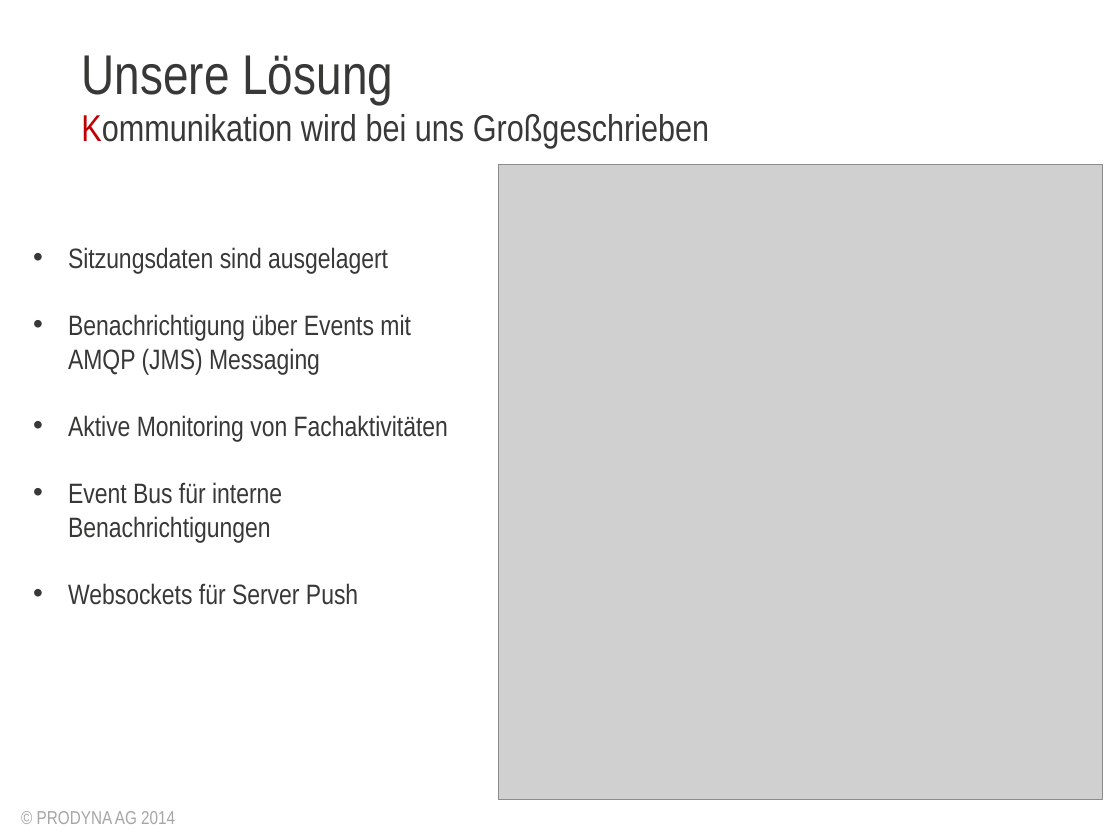
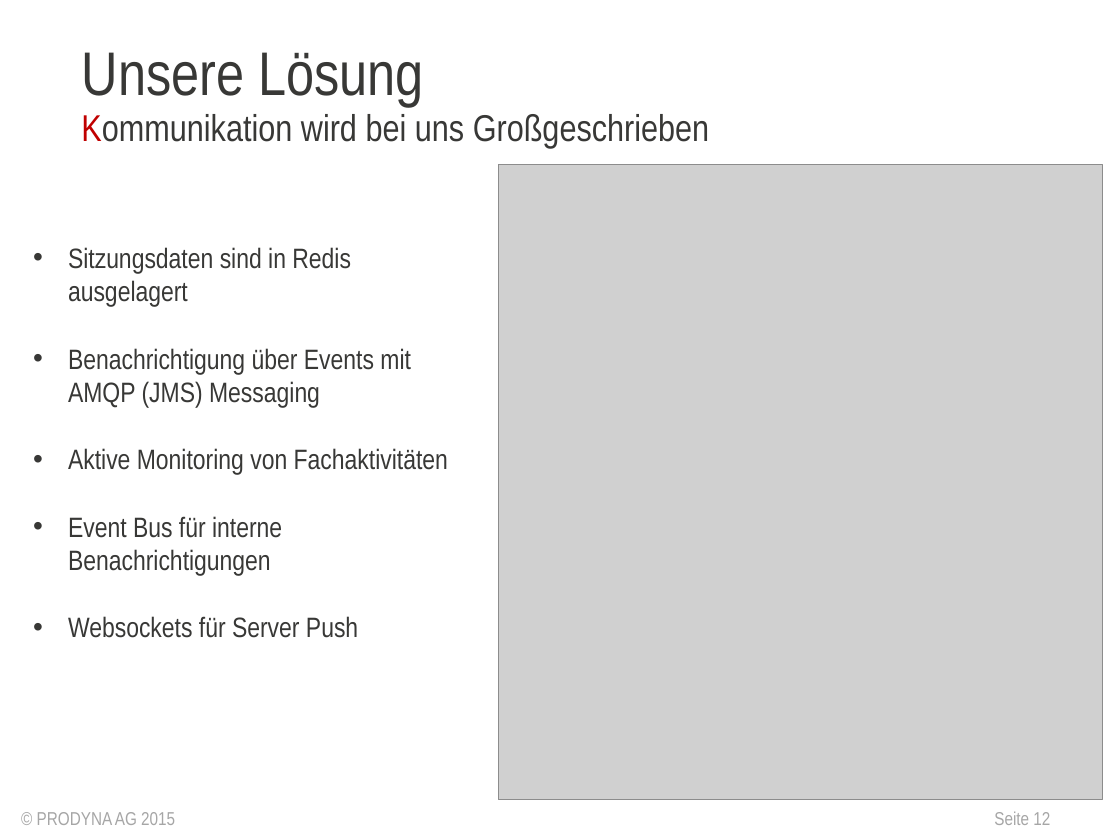
Before and after one commit to lagranovskiy/timetracker-server, a slide deck: slide 12 of doc/AbschlussPräsentation.pptx (slide 10 before the commit). Drawn at 1120x840 pixels with LibreOffice and Linux fonts; fonts in the diff are those of the drawing; grey boxes stand for pictures; background and template pictures are left out. Boxes give left, top, right and bottom in pixels: in the first picture for what was removed or moved away, otherwise in the second. Text is boxed around its words. In the diff, an @@ line names an element or a change of style, - is before the commit and + after.

```diff
--- a/doc/AbschlussPräsentation.pptx
+++ b/doc/AbschlussPräsentation.pptx
@@ title "Unsere Lösung" at <box>82,52,424,107</box>: size 36 to 39.6 pt; vertical alignment middle to top @@
@@ text at <box>68,247,351,307</box>: text changed @@
-• Sitzungsdaten sind ausgelagert
+• Sitzungsdaten sind in Redis ausgelagert
@@ text at <box>37,812,175,825</box>: text changed @@
-© PRODYNA AG 2014
+© PRODYNA AG 2015
@@ page number added at <box>994,811,1050,825</box>, 12 pt, text #A6A6A6 @@
+Seite 12
```
Also in this commit, not shown: 33 other slides changed, 8 slides added, 1 other file.
